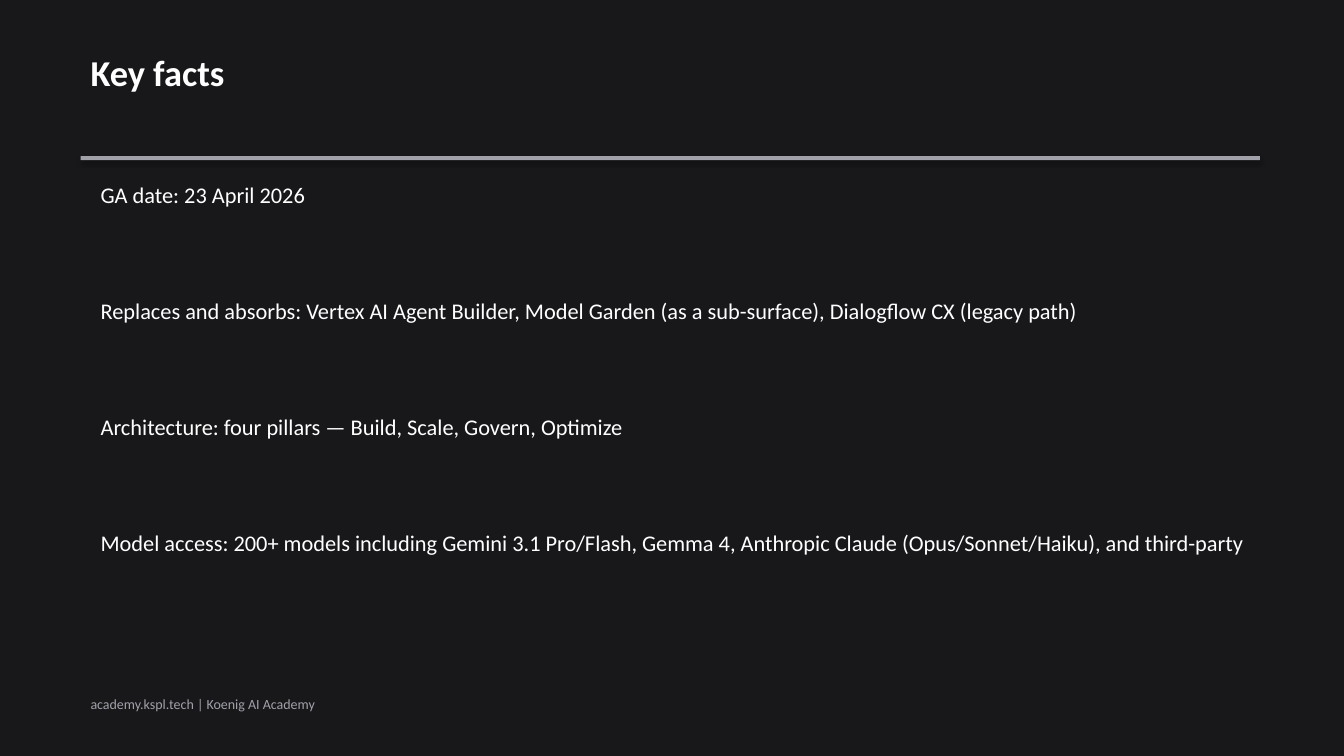
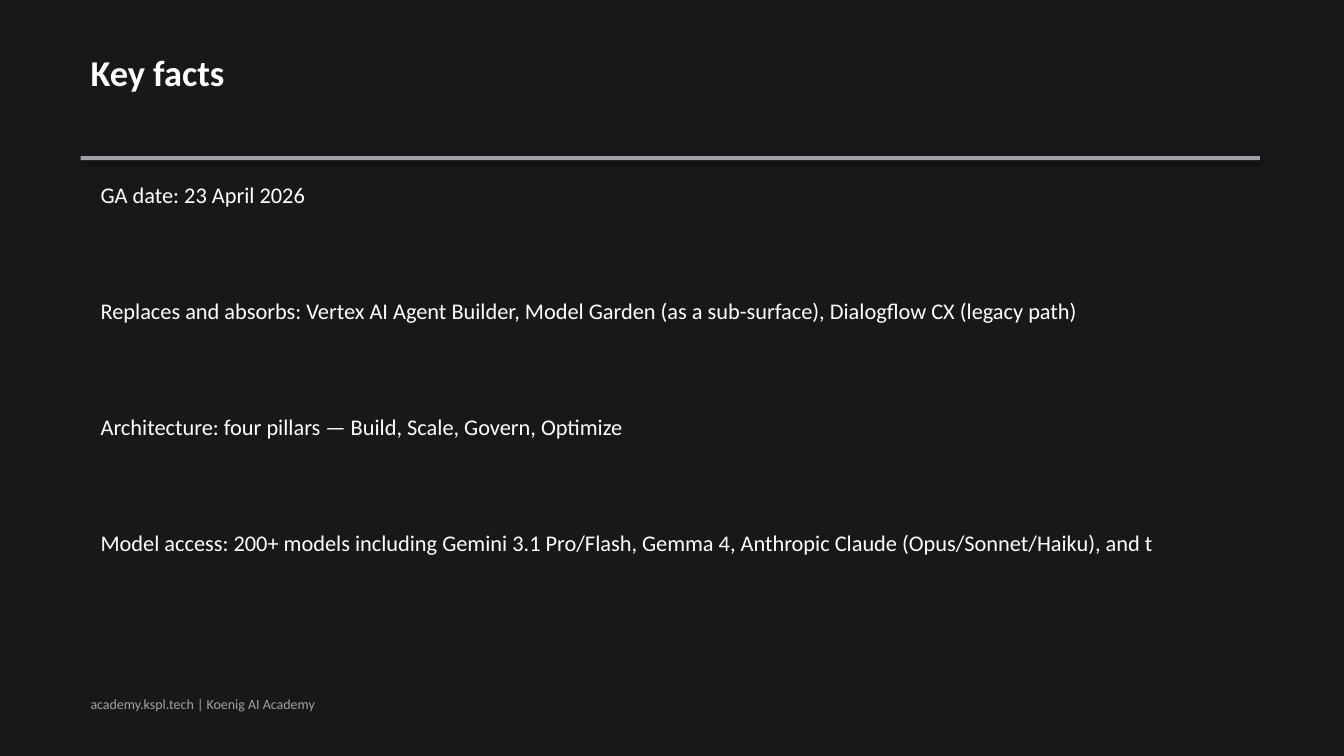
Before and after one commit to Koenig-Solutions-Private-Limited/koenig-ai-org, a slide deck: slide 3 of vault/courses/gemini-enterprise-agents/ch01-slides.pptx. Drawn at 1344x756 pixels with LibreOffice and Linux fonts; fonts in the diff are those of the drawing. Boxes give left, top, right and bottom in pixels: in the first picture for what was removed or moved away, otherwise in the second. Text is boxed around its words. In the diff, an @@ line names an element or a change of style, - is before the commit and + after.

```diff
--- a/vault/courses/gemini-enterprise-agents/ch01-slides.pptx
+++ b/vault/courses/gemini-enterprise-agents/ch01-slides.pptx
@@ text at (101, 535, 1152, 555): text changed @@
-Model access: 200+ models including Gemini 3.1 Pro/Flash, Gemma 4, Anthropic Claude (Opus/Sonnet/Haiku), and third-party
+Model access: 200+ models including Gemini 3.1 Pro/Flash, Gemma 4, Anthropic Claude (Opus/Sonnet/Haiku), and t
```
Also in this commit, not shown: 5 other slides changed, 2 slides removed, 2 other files.
